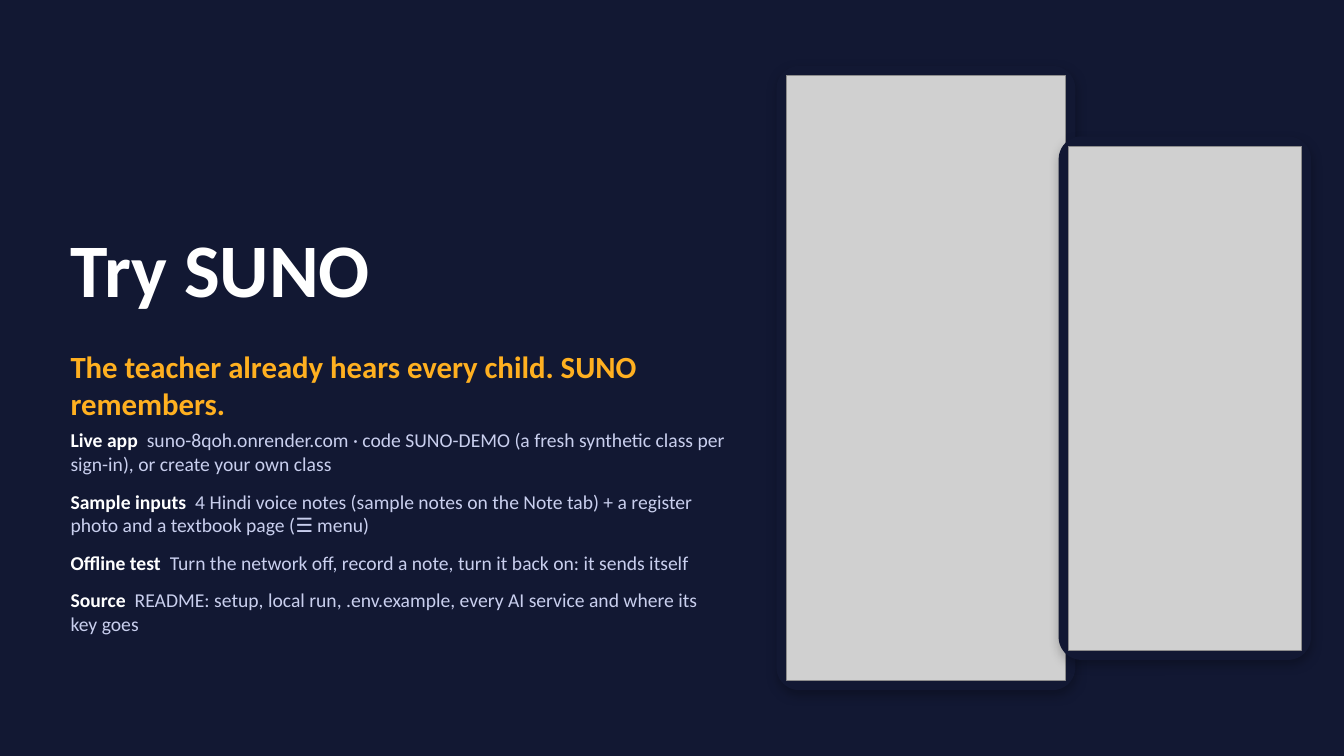
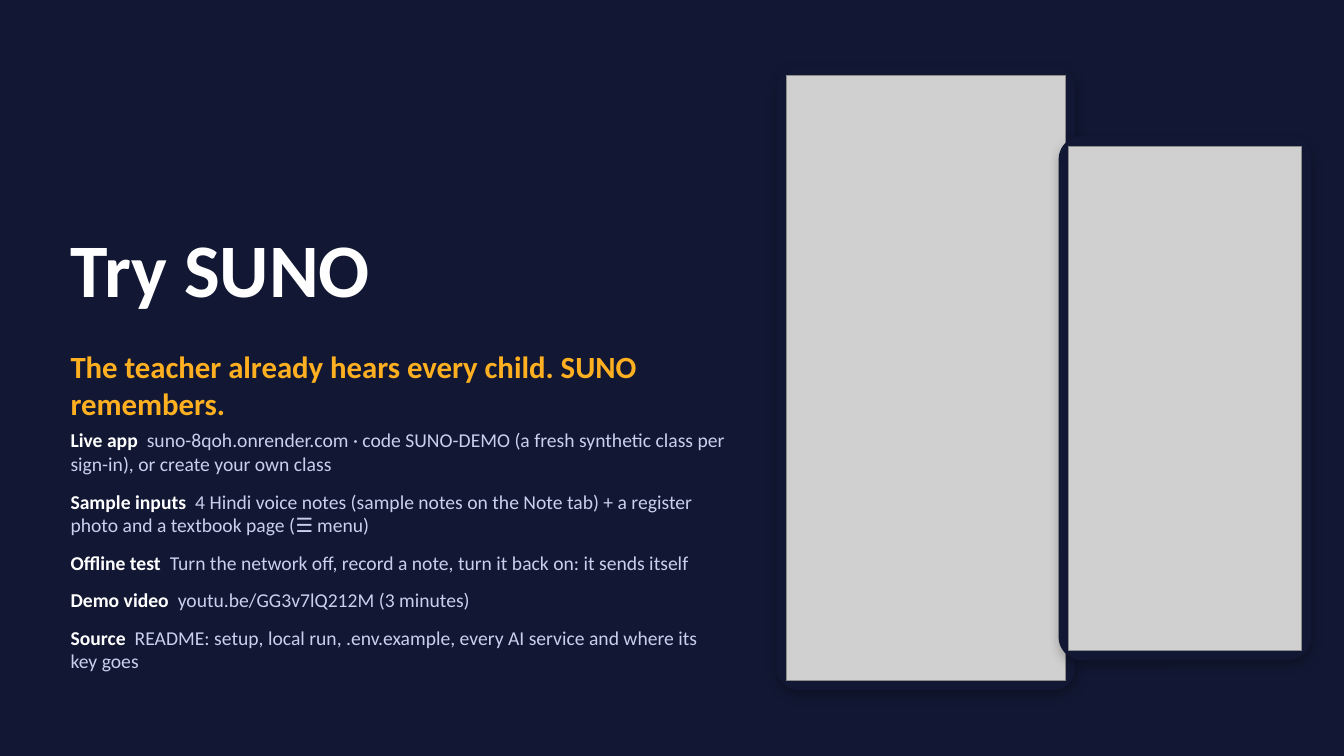
Before and after one commit to TusharTechs/suno, a slide deck: slide 16 of web/deck/SUNO_build_deck.pptx. Drawn at 1344x756 pixels with LibreOffice and Linux fonts; fonts in the diff are those of the drawing; grey boxes stand for pictures. Boxes give left, top, right and bottom in pixels: in the first picture for what was removed or moved away, otherwise in the second. Text is boxed around its words. In the diff, an @@ line names an element or a change of style, - is before the commit and + after.

```diff
--- a/web/deck/SUNO_build_deck.pptx
+++ b/web/deck/SUNO_build_deck.pptx
@@ text at (71,593,470,610): paragraph added @@
+Demo video youtu.be/GG3v7lQ212M (3 minutes)
```
Also in this commit, not shown: 1 other slide changed, 3 other files.
